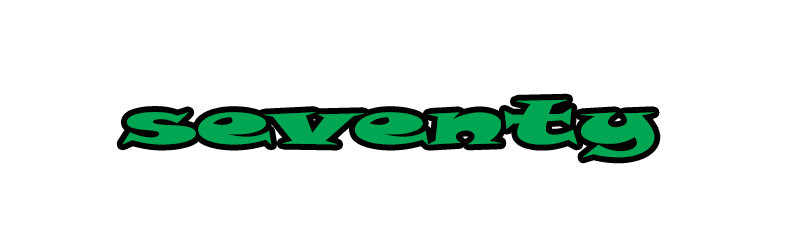
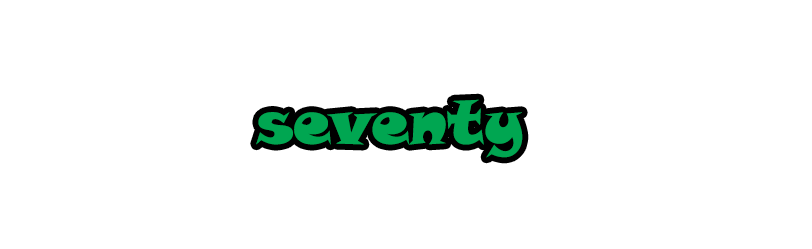
Comparing the layer stacks of the two w=812, h=249 images. Changes:
painted on "seventy" over (122, 99, 655, 158)
